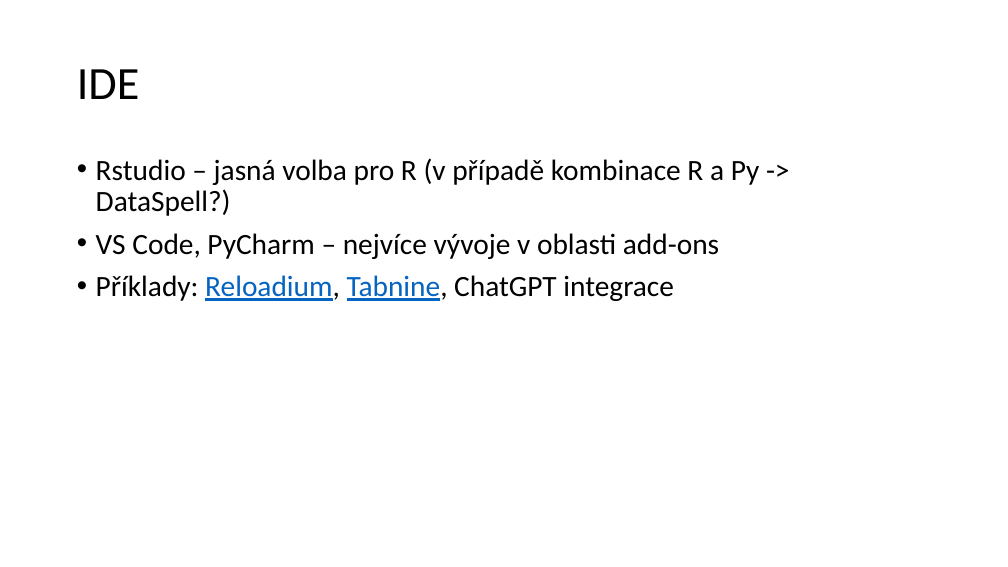
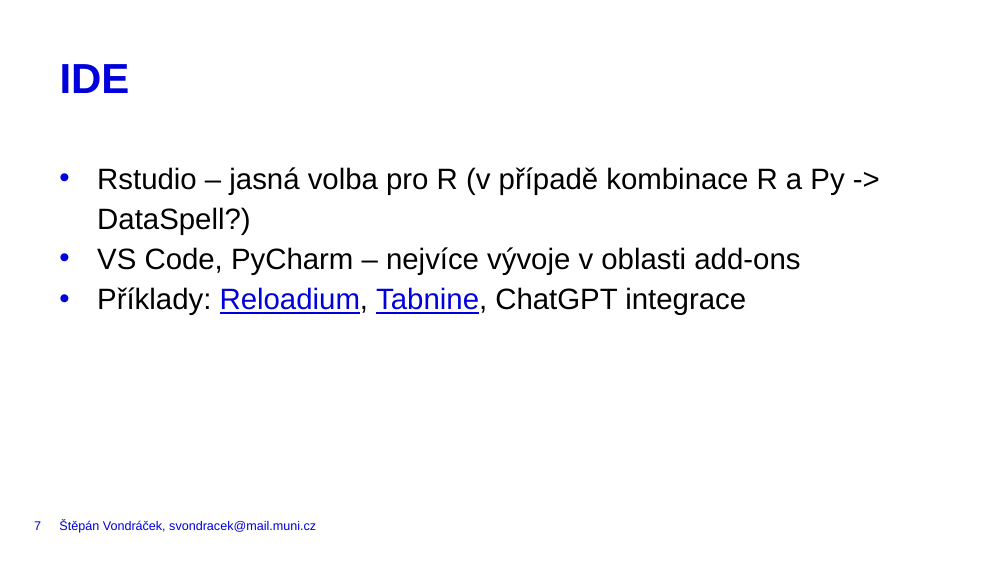
Before and after one commit to VondracekS/ESF_Workshop_BestCodingPractices, a slide deck: slide 7 of BCP_Workshop.pptx. Drawn at 1008x567 pixels with LibreOffice and Linux fonts; fonts in the diff are those of the drawing. Boxes give left, top, right and bottom in pixels: in the first picture for what was removed or moved away, otherwise in the second. Text is boxed around its words. In the diff, an @@ line names an element or a change of style, - is before the commit and + after.

Commit message:
moving presentation to MUNI template§

```diff
--- a/BCP_Workshop.pptx
+++ b/BCP_Workshop.pptx
@@ title "IDE" moved from (x1=77, y1=69, x2=140, y2=99) to (x1=60, y1=64, x2=130, y2=93) @@
@@ title "IDE" at (x1=60, y1=64, x2=130, y2=93): size 44 to 40 pt, font Calibri to Arial, text colour #000000 to #0000DC, bold on; line spacing 0.9 to 40pt; vertical alignment middle to top @@
@@ text "Rstudio – jasná volba pro ..." moved from (x1=96, y1=158, x2=760, y2=301) to (x1=97, y1=167, x2=844, y2=315) @@
@@ text "Rstudio – jasná volba pro ..." at (x1=97, y1=167, x2=844, y2=315): font Calibri to Arial; text colour #0563C1 to #0000DC in "Reloadium, Tabnine,"; indent changed; line spacing 0.9 to 1.14; less space between paragraphs @@
@@ page number added at (x1=34, y1=521, x2=41, y2=530), 12 pt, text #0000DC @@
+7
@@ text added at (x1=59, y1=520, x2=316, y2=533), 12 pt, text #0000DC @@
+Štěpán Vondráček, svondracek@mail.muni.cz
```
Also in this commit, not shown: 12 other slides changed, 6 slides added, 8 slides removed.
